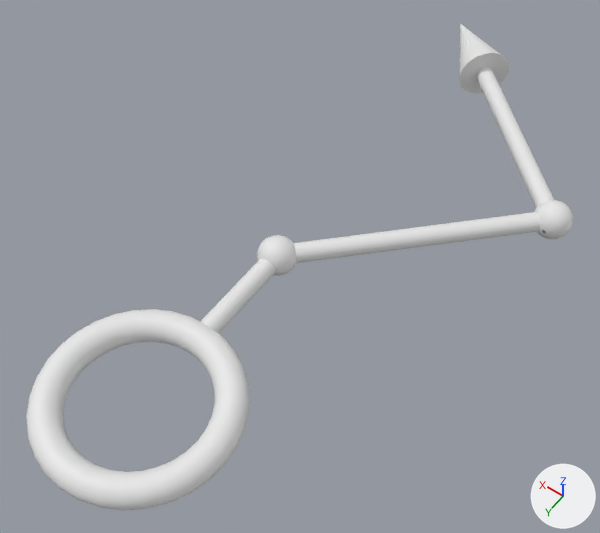
The OBJ model Assets/Modules/Azure/Assets/Arrows/Arrow-071.obj as it was, and as the next commit left it.
The view is the same before and after, from a 50 mm lens placed at (-1.58, 1.02, 3.19), pointed at (-0.05, -1.12, -0.17). Lighting does not change. The marker at lower right points along +X, +Y and +Z. Where no turn or scale is listed for an object, it has been applied to the vertices. Vertices at the same position are counted once.

The older version as bpy lines, for what is in view:
```python
me_arrow_071 = bpy.data.meshes.new('Arrow-071')
me_arrow_071.from_pydata(...)  # 3281 vertices, 3143 faces; spans x -1.1..0.47, y -3.18..0.47, z -0.15..0.15
ob_arrow_071 = bpy.data.objects.new('Arrow-071', me_arrow_071)
ob_arrow_071.location = (0.0, 0.0, 0.0)
```
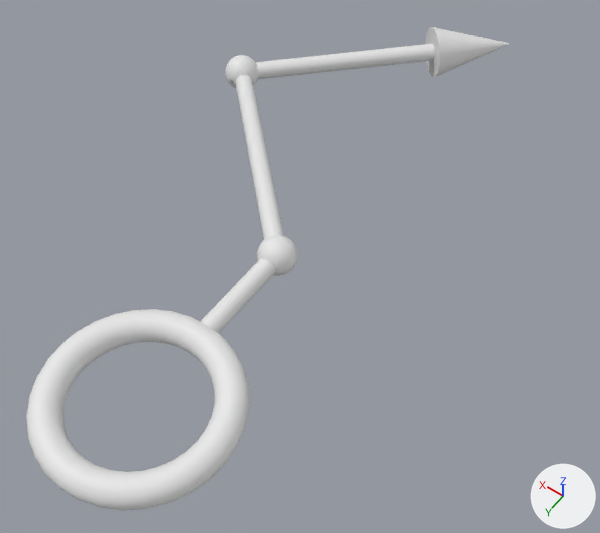
Boxes (x1, y1, x2, y2) around the edits, measured in the pictures (600 x 533 px; the box of a moved part takes in the faces that stretch with it):
'Arrow-071', reshaped (11% narrower): before (26, 23, 573, 510); after (26, 27, 510, 510)
part 1 of me_arrow_071, moved or reshaped: before (459, 23, 509, 94); after (425, 27, 510, 77)
part 2 of me_arrow_071, added: after (225, 55, 258, 88)
part 3 of me_arrow_071, deleted: before (534, 200, 573, 239)
part 4 of me_arrow_071, moved or reshaped: before (294, 67, 554, 263); after (236, 44, 435, 240)

Diff of the bpy script that builds the scene:
```diff
--- a/Assets/Modules/Azure/Assets/Arrows/Arrow-071.obj.py
+++ b/Assets/Modules/Azure/Assets/Arrows/Arrow-071.obj.py
@@ me_arrow_071 @@
 # used by ob_arrow_071; location = (0.0, 0.0, 0.0)
-me_arrow_071.from_pydata(...)  # 3281 vertices, 3143 faces; spans x -1.1..0.47, y -3.18..0.47, z -0.15..0.15
+me_arrow_071.from_pydata(...)  # 3280 vertices, 3143 faces; spans x -0.47..1.1, y -3.18..0.47, z -0.15..0.15
+# me_arrow_071 part 1: the loose piece of 33 vertices spanning x -0.28..0.18, y -3.18..-2.72, z -0.15..0.15 is turned 180 degrees about the y axis through the mesh origin
+# me_arrow_071 part 2: a new loose piece of 1009 vertices spanning x 0.9..1.1, y -2.1..-1.9, z -0.1..0.1
+# me_arrow_071 part 3: the loose piece of 1010 vertices spanning x -1.1..-0.9, y -2.1..-1.9, z -0.1..0.1 is deleted
+# me_arrow_071 part 4
+# 122 vertices are removed from x -1.04..0.04, y -3.04..-0.96, z -0.05..0.05
+# 140 faces are deleted
+# 4 vertices move within x -0.02..0.02, y -1.1..-0.9, z 0.0
+# 76 vertices are added at x -0.04..1.02, y -3.04..-0.96, z -0.05..0.05
+# 28 new vertices lie (1.0, 1.0, 0.0) away from vertices in x -0.04..0.04, y -3.04..-2.96, z -0.05..0.05
+# 18 new vertices lie (1.0, -1.0, 0.0) away from vertices in x -0.04..0.04, y -1.04..-0.96, z -0.04..0.04
+# 140 new faces join them
```
